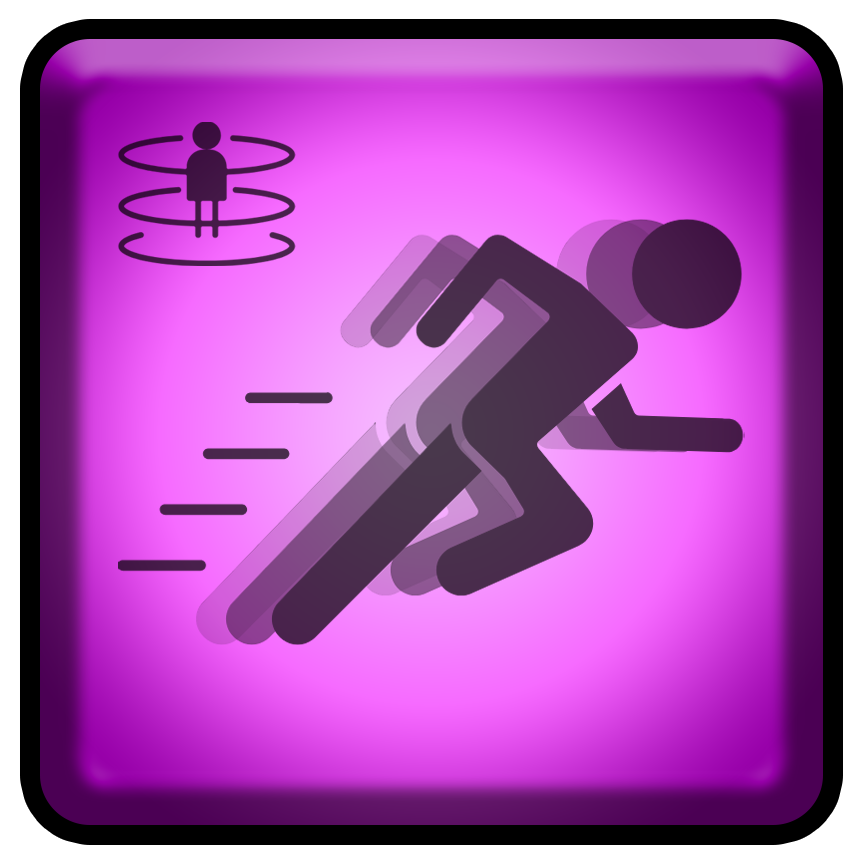
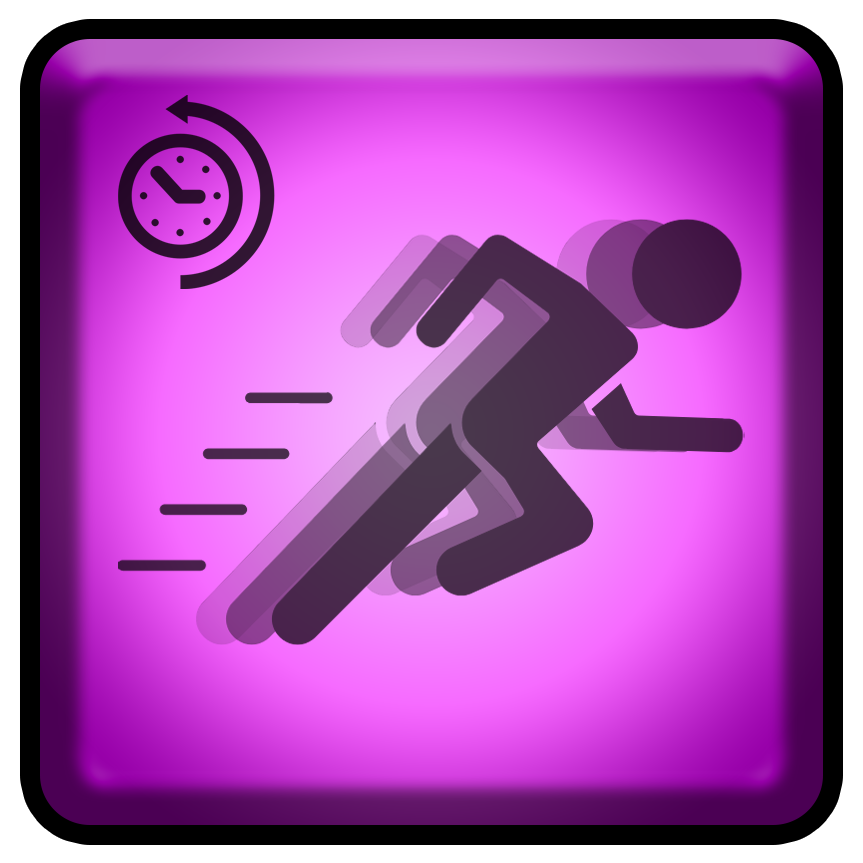
Two versions of the same layered image (863×863). Layer-by-layer changes:
renamed "noun-teleporting-7287898" to "noun-back-in-time-200521", opacity 70% → 80%, painted on it over [118, 95, 296, 289]
